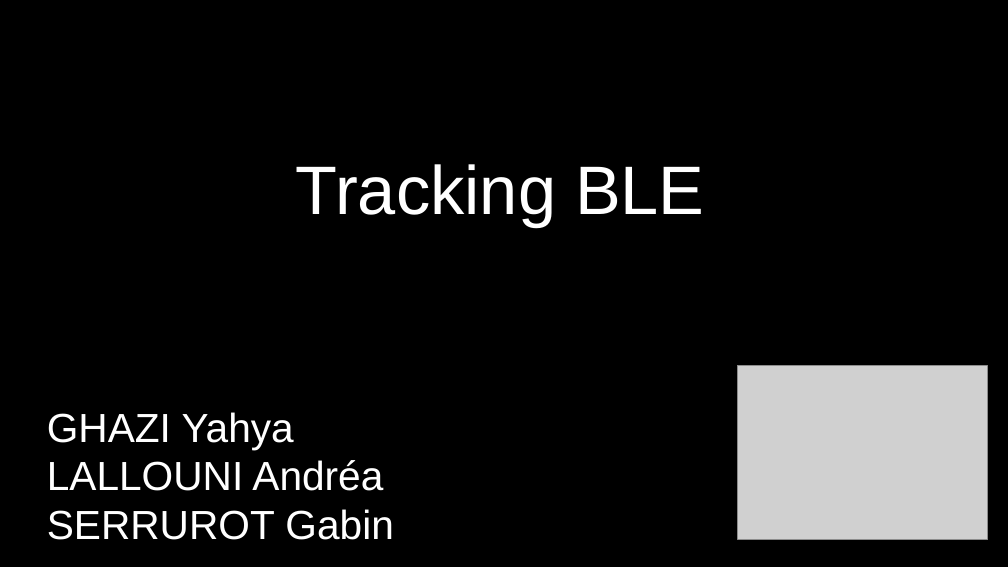
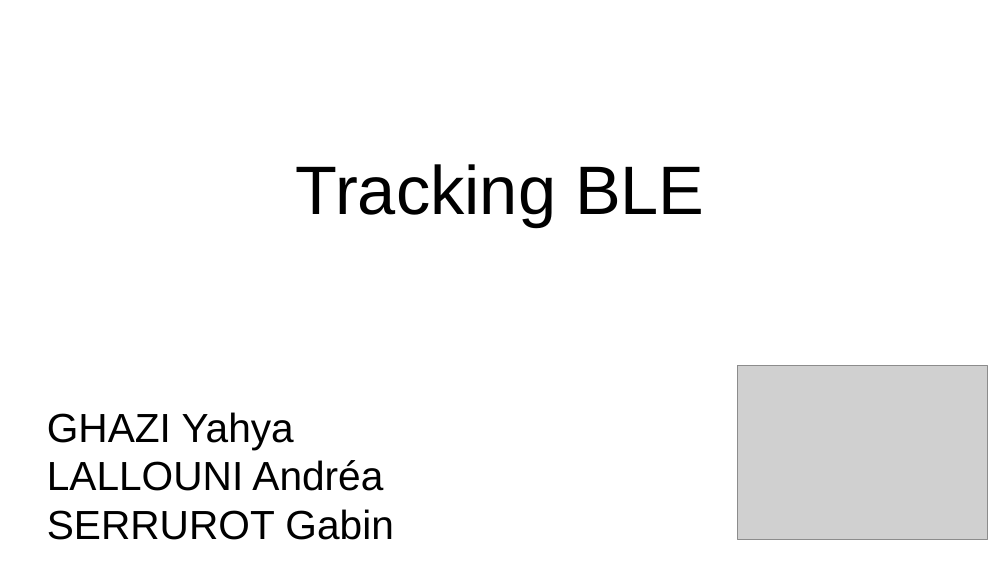
Before and after one commit to Gabin221/Tracking-BLE-documents, a slide deck: slide 1 of Revues/Revues1/presentation_yahya_andrea_gabin.odp. Drawn at 1008x567 pixels with LibreOffice and Linux fonts; fonts in the diff are those of the drawing; grey boxes stand for pictures; background and template pictures are left out. Boxes give left, top, right and bottom in pixels: in the first picture for what was removed or moved away, otherwise in the second. Text is boxed around its words. In the diff, an @@ line names an element or a change of style, - is before the commit and + after.

```diff
--- a/Revues/Revues1/presentation_yahya_andrea_gabin.odp
+++ b/Revues/Revues1/presentation_yahya_andrea_gabin.odp
@@ background #000000 to #FFFFFF @@
@@ title "Tracking BLE" at <box>296,164,704,227</box>: text colour #FFFFFF to #000000 @@
@@ title "GHAZI Yahya LALLOUNI Andréa SERRUROT ..." at <box>47,412,393,540</box>: text colour #FFFFFF to #000000 @@
```
Also in this commit, not shown: 19 other slides changed, 2 slides removed, 1 other file.
